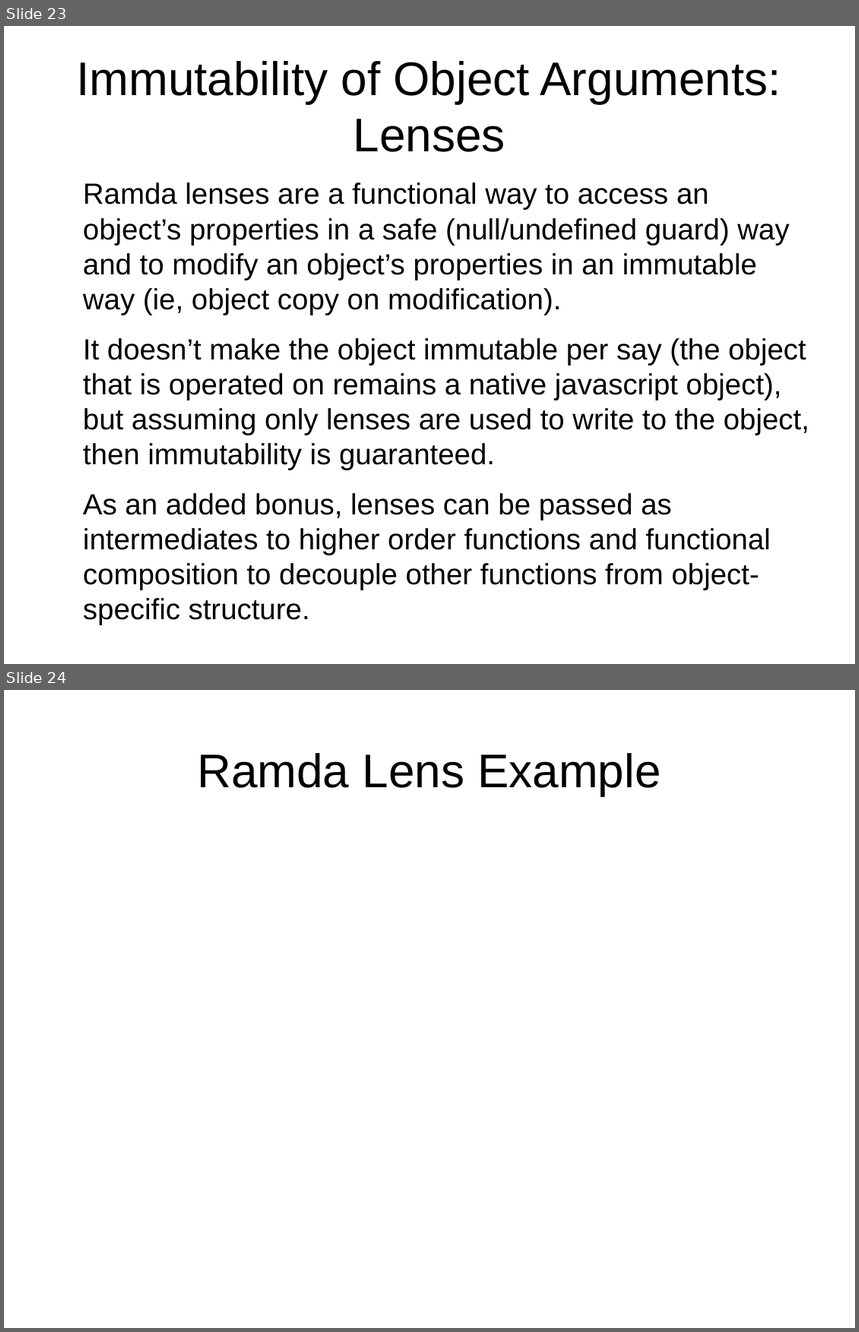
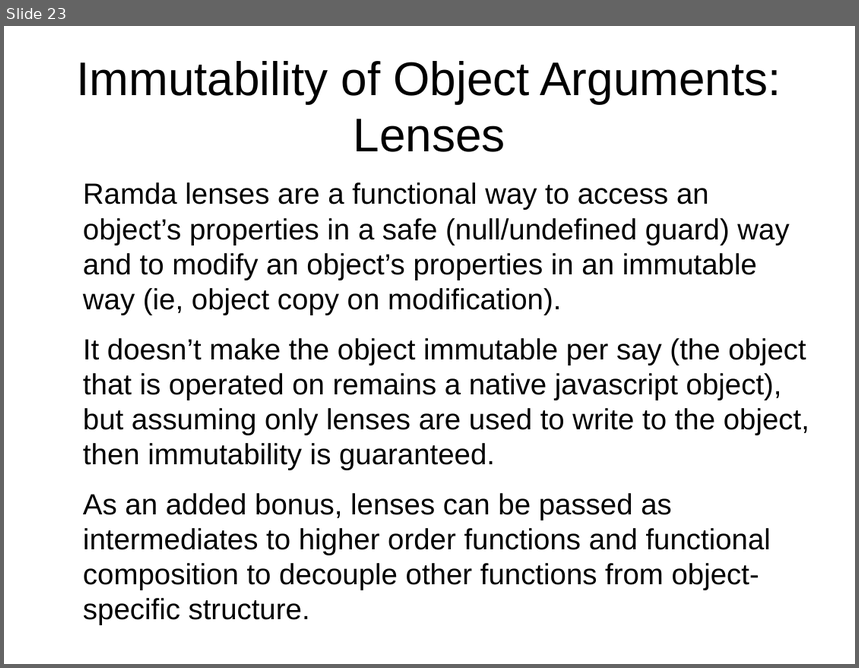
Before and after one commit to Magnitus-/FunctionalJsPresentation, a slide deck: Slides.odp. Shown one above the other, each under a label of ours: slides 23 and 24 before the commit, slide 23 after it. The pictures are 859x1332 and 859x668 pixels, drawn with LibreOffice and Linux fonts; fonts in the diff are those of the drawing. Boxes give left, top, right and bottom in pixels: in the first picture for what was removed or moved away, otherwise in the second. Text is boxed around its words. In the diff, an @@ line names an element or a change of style, - is before the commit and + after.

```diff
--- a/Slides.odp
+++ b/Slides.odp
@@ slide 24 removed at (4,690,855,1328), background #FFFFFF @@
@@ title removed at (197,753,661,796) @@
-Ramda Lens Example
```
Also in this commit, not shown: 6 slides changed, 14 slides added.
